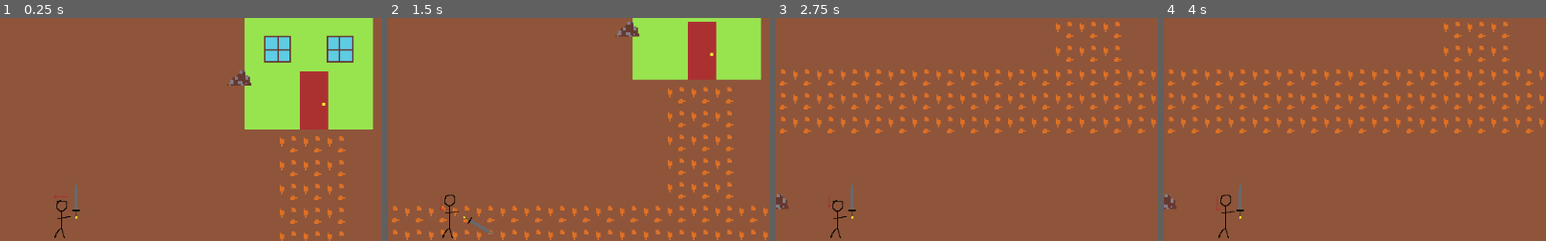
Above: before the commit, frames 1-4 (left to right).
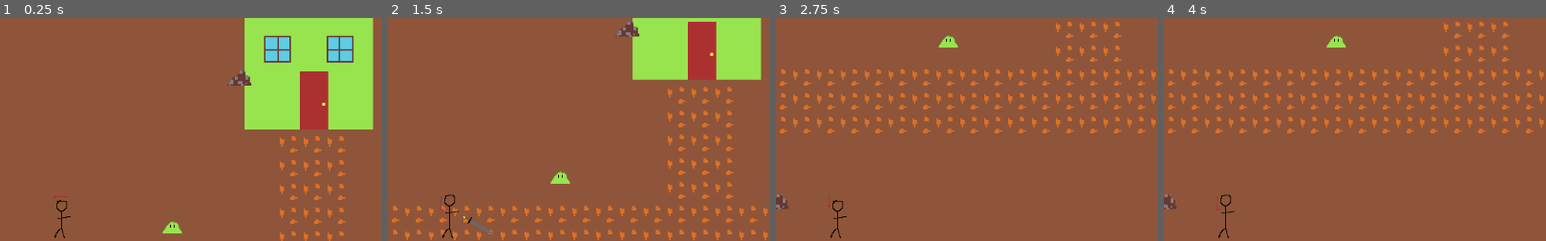
Above: after the commit, the same moments.

Repository: ToxicGLaDOS/cavetown
Game: Godot game, scene res://main.tscn
The game is run twice, just before and just after one commit, with the same random seed, the same clock (stepped at 60 frames per second) and the same inputs.
Inputs:
- Up to frame 1 (0.25 s): no input
- Up to frame 2 (1.5 s): tap Enter at 0.5 s; hold Right 0.53-1.28 s; tap E at 0.6, 1.35 s; tap Space at 0.77 s; hold S from 1.28 s (still down)
- Up to frame 3 (2.75 s): tap Space at 1.52 s; release S at 2.03 s; hold Right from 2.03 s (still down); tap E at 2.1 s
- Up to frame 4 (4 s): tap Space at 2.75, 3.02, 3.77 s; release Right at 2.78 s; hold Up 2.78-3.53 s; tap E at 2.85, 3.6 s; hold Left from 3.53 s (still down)
The pictures show only the part of the screen within x 42-92%, y 5-55%; the shares and areas given below are measured in that part.

The runs differ from the first frame. In frame 1, 0.3% of the frame differs, in the area x 18-48%, y 73-97%; in frame 2, 0.2%; in frame 3, 0.3%; in frame 4, 0.3%.

Commit message:
Add slime, killable with sword >:)

Diff:
--- /dev/null
+++ b/enemies/enemy.gd
@@ -0,0 +1,9 @@
+extends KinematicBody2D
+
+
+export(int) var health
+
+func deal_damage(damage: int):
+    health -= damage
+    if health <= 0:
+        queue_free()
--- /dev/null
+++ b/enemies/slime.tscn
@@ -0,0 +1,22 @@
+[gd_scene load_steps=4 format=2]
+
+[ext_resource path="res://images/slime.png" type="Texture" id=1]
+[ext_resource path="res://enemies/enemy.gd" type="Script" id=2]
+
+[sub_resource type="CircleShape2D" id=1]
+radius = 5.48986
+
+[node name="KinematicBody2D" type="KinematicBody2D" groups=[
+"enemies",
+]]
+script = ExtResource( 2 )
+health = 2
+
+[node name="CollisionShape2D" type="CollisionShape2D" parent="."]
+shape = SubResource( 1 )
+
+[node name="Slime" type="Sprite" parent="."]
+position = Vector2( -0.0161991, 0.0673285 )
+scale = Vector2( 0.5, 0.5 )
+texture = ExtResource( 1 )
+offset = Vector2( -1.40517, -10.8016 )
--- a/main.tscn
+++ b/main.tscn
@@ -1,10 +1,11 @@
-[gd_scene load_steps=14 format=2]
+[gd_scene load_steps=15 format=2]
 
 [ext_resource path="res://player/player.tscn" type="PackedScene" id=1]
 [ext_resource path="res://ground/ground.tscn" type="PackedScene" id=2]
 [ext_resource path="res://images/house.png" type="Texture" id=3]
 [ext_resource path="res://ore_map/ore_map.tscn" type="PackedScene" id=4]
 [ext_resource path="res://targeting_mesh/target_mesh.gd" type="Script" id=5]
+[ext_resource path="res://enemies/slime.tscn" type="PackedScene" id=6]
 [ext_resource path="res://images/inventory.png" type="Texture" id=7]
 [ext_resource path="res://images/inventory_selector.png" type="Texture" id=8]
 [ext_resource path="res://gui/inventory.gd" type="Script" id=9]
@@ -163,4 +164,7 @@
 "_edit_use_anchors_": false
 }
 
+[node name="Slime" parent="." instance=ExtResource( 6 )]
+position = Vector2( 411.187, 128.723 )
+
 [editable path="Player"]
--- a/player/player.gd
+++ b/player/player.gd
@@ -28,6 +28,7 @@
     get_node(inventory_path).add_item(item_stack)
 
 func swing_sword():
+    get_node(sword_path).set_process(true)
     get_node(sword_path).swing()
 
 func _input(event):
--- a/player/player.tscn
+++ b/player/player.tscn
@@ -3,61 +3,61 @@
 [ext_resource path="res://images/player_directional.png" type="Texture" id=1]
 [ext_resource path="res://player/player_movement.gd" type="Script" id=2]
 [ext_resource path="res://player/player.gd" type="Script" id=3]
-[ext_resource path="res://sword.tscn" type="PackedScene" id=4]
+[ext_resource path="res://player/sword.tscn" type="PackedScene" id=4]
 
 [sub_resource type="RectangleShape2D" id=1]
 extents = Vector2( 10, 29.2098 )
 
-[sub_resource type="AtlasTexture" id=5]
+[sub_resource type="AtlasTexture" id=2]
 atlas = ExtResource( 1 )
 region = Rect2( 0, 64, 32, 64 )
 
-[sub_resource type="AtlasTexture" id=6]
+[sub_resource type="AtlasTexture" id=3]
 atlas = ExtResource( 1 )
 region = Rect2( 32, 64, 32, 64 )
 
-[sub_resource type="AtlasTexture" id=7]
+[sub_resource type="AtlasTexture" id=4]
 atlas = ExtResource( 1 )
 region = Rect2( 0, 0, 32, 64 )
 
-[sub_resource type="AtlasTexture" id=8]
+[sub_resource type="AtlasTexture" id=5]
 atlas = ExtResource( 1 )
 region = Rect2( 32, 0, 32, 64 )
 
-[sub_resource type="AtlasTexture" id=9]
+[sub_resource type="AtlasTexture" id=6]
 atlas = ExtResource( 1 )
 region = Rect2( 0, 128, 32, 64 )
 
-[sub_resource type="AtlasTexture" id=10]
+[sub_resource type="AtlasTexture" id=7]
 atlas = ExtResource( 1 )
 region = Rect2( 32, 128, 32, 64 )
 
-[sub_resource type="AtlasTexture" id=11]
+[sub_resource type="AtlasTexture" id=8]
 atlas = ExtResource( 1 )
 region = Rect2( 0, 192, 32, 64 )
 
-[sub_resource type="AtlasTexture" id=12]
+[sub_resource type="AtlasTexture" id=9]
 atlas = ExtResource( 1 )
 region = Rect2( 32, 192, 32, 64 )
 
-[sub_resource type="SpriteFrames" id=4]
+[sub_resource type="SpriteFrames" id=10]
 animations = [ {
-"frames": [ SubResource( 5 ), SubResource( 6 ) ],
+"frames": [ SubResource( 2 ), SubResource( 3 ) ],
 "loop": true,
 "name": "left",
 "speed": 5.0
 }, {
-"frames": [ SubResource( 7 ), SubResource( 8 ) ],
+"frames": [ SubResource( 4 ), SubResource( 5 ) ],
 "loop": true,
 "name": "right",
 "speed": 5.0
 }, {
-"frames": [ SubResource( 9 ), SubResource( 10 ) ],
+"frames": [ SubResource( 6 ), SubResource( 7 ) ],
 "loop": true,
 "name": "up",
 "speed": 5.0
 }, {
-"frames": [ SubResource( 11 ), SubResource( 12 ) ],
+"frames": [ SubResource( 8 ), SubResource( 9 ) ],
 "loop": true,
 "name": "down",
 "speed": 5.0
@@ -91,3 +91,4 @@
 position = Vector2( 20.1298, 0.529739 )
 
 [node name="Sprite" parent="KinematicBody2D/Position2D" instance=ExtResource( 4 )]
+visible = false
--- a/sword.gd
+++ b/player/sword.gd
@@ -1,16 +1,28 @@
 extends Sprite
 
 export(NodePath) var animation_player_path
+export(NodePath) var hitbox_path
 
 var animation_player: AnimationPlayer
+var hitbox: Area2D
 
 func _ready():
     animation_player = get_node(animation_player_path)
+    hitbox = get_node(hitbox_path)
 
 # Signal
 func _on_animation_finished(anim_name):
     if anim_name == "attack":
         animation_player.seek(0, true)
+        visible = false
+        hitbox.monitoring = false
+
+func _on_body_entered(body):
+    if body.is_in_group("enemies"):
+        print("hit slime")
+        body.deal_damage(1)
 
 func swing():
+    visible = true
+    hitbox.monitoring = true
     animation_player.play("attack")
--- a/sword.tscn
+++ b/player/sword.tscn
@@ -1,7 +1,7 @@
 [gd_scene load_steps=5 format=2]
 
 [ext_resource path="res://images/sword.png" type="Texture" id=1]
-[ext_resource path="res://sword.gd" type="Script" id=2]
+[ext_resource path="res://player/sword.gd" type="Script" id=2]
 
 [sub_resource type="Animation" id=1]
 resource_name = "attack"
@@ -30,14 +30,17 @@
 offset = Vector2( 0.0182419, -28.9671 )
 script = ExtResource( 2 )
 animation_player_path = NodePath("AnimationPlayer")
+hitbox_path = NodePath("Area2D")
 
 [node name="AnimationPlayer" type="AnimationPlayer" parent="."]
 anims/attack = SubResource( 1 )
 
 [node name="Area2D" type="Area2D" parent="."]
+monitoring = false
 
 [node name="CollisionShape2D" type="CollisionShape2D" parent="Area2D"]
 position = Vector2( 0, -30 )
 shape = SubResource( 2 )
 
 [connection signal="animation_finished" from="AnimationPlayer" to="." method="_on_animation_finished"]
+[connection signal="body_entered" from="Area2D" to="." method="_on_body_entered"]
Binary file added: images/slime.png
Not shown, added: images/slime.png.import
Not shown: 1 places in player/player.tscn that only renumber resources
